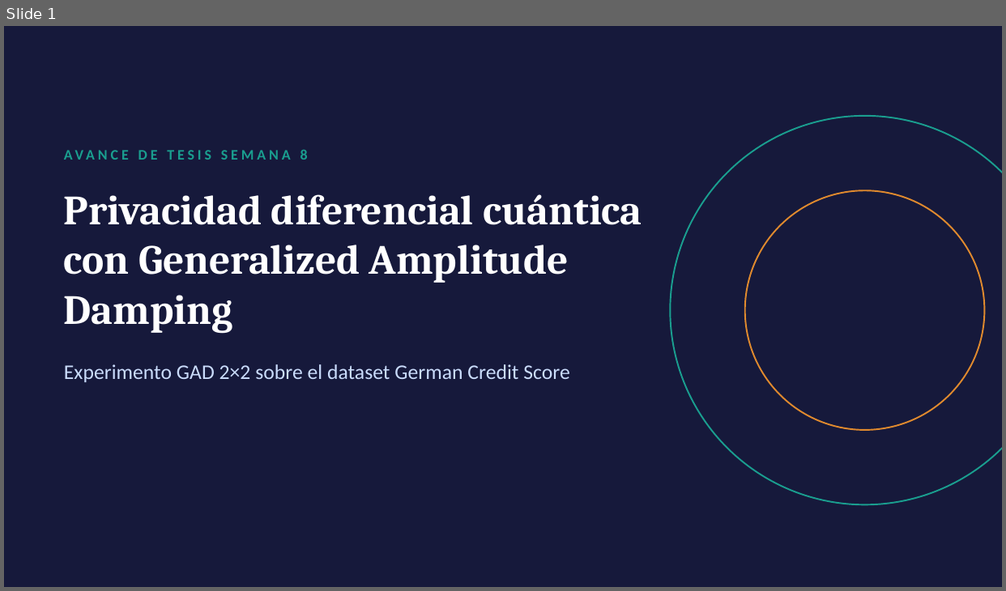
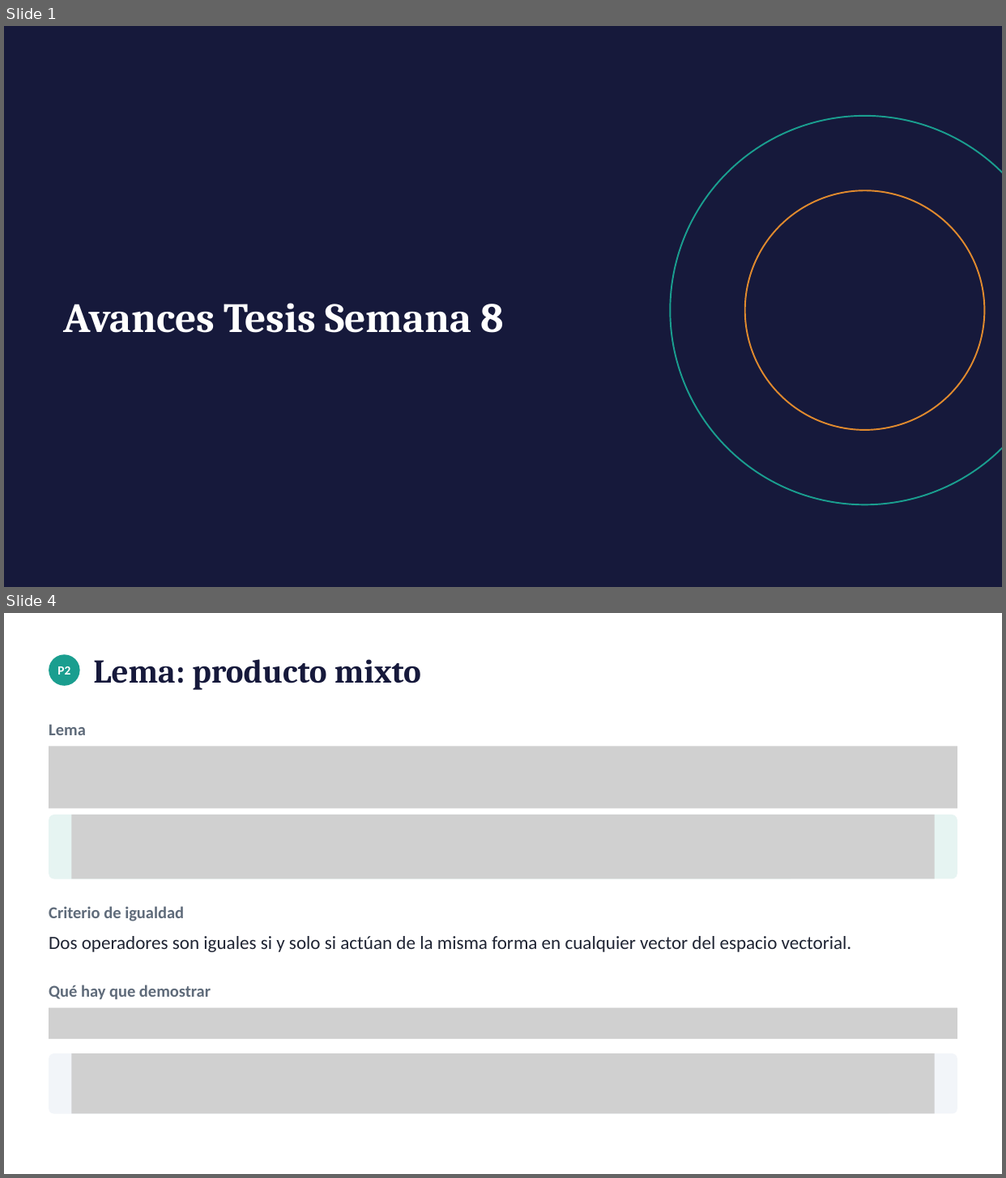
Before and after one commit to tomasSiSa18/TesisPregrado, a slide deck: PresentacionSemana8/PresentacionSemana8.pptx. Shown one above the other, each under a label of ours: slide 1 before the commit, slides 1 and 4 after it; the slides between them are not shown. The pictures are 1006x591 and 1006x1178 pixels, drawn with LibreOffice and Linux fonts; fonts in the diff are those of the drawing; grey boxes stand for pictures. Boxes give left, top, right and bottom in pixels: in the first picture for what was removed or moved away, otherwise in the second. Text is boxed around its words. In the diff, an @@ line names an element or a change of style, - is before the commit and + after.

Commit message:
Presentacion y ajustes al experimento GAD

```diff
--- a/PresentacionSemana8/PresentacionSemana8.pptx
+++ b/PresentacionSemana8/PresentacionSemana8.pptx
@@ slide 4 added at [4, 613, 1002, 1174], background #FFFFFF @@
@@ ellipse added at [49, 655, 80, 687], fill #1A9E8F @@
@@ text added at [93, 659, 421, 690], 32 pt, text #16193B, bold @@
+Lema: producto mixto
@@ text added at [57, 666, 70, 675], 12 pt, text #FFFFFF, bold @@
+P2
@@ text added at [49, 724, 86, 735], 16 pt, text #5F6B7A, bold @@
+Lema
@@ picture added at [49, 747, 957, 808] @@
@@ rounded rectangle added at [49, 815, 957, 879], fill #E6F4F2 @@
@@ picture added at [71, 815, 935, 879] @@
@@ text added at [49, 906, 184, 922], 16 pt, text #5F6B7A, bold @@
+Criterio de igualdad
@@ text added at [49, 936, 852, 952], 18 pt, text #1F2433 @@
+Dos operadores son iguales si y solo si actúan de la misma forma en cualquier vector del espacio vectorial.
@@ text added at [49, 985, 211, 999], 16 pt, text #5F6B7A, bold @@
+Qué hay que demostrar
@@ picture added at [49, 1008, 957, 1040] @@
@@ rounded rectangle added at [49, 1054, 957, 1114], fill #F2F5F9 @@
@@ picture added at [71, 1054, 935, 1114] @@
@@ slide 1 changed as well @@
@@ text removed at [300, 149, 308, 160] @@
-AVANCE DE TESIS SEMANA 8
@@ text at [64, 303, 505, 333]: text changed @@
-Privacidad diferencial cuántica con Generalized Amplitude Damping
+Avances Tesis Semana 8
@@ text removed at [64, 365, 569, 382] @@
-Experimento GAD 2×2 sobre el dataset German Credit Score
```
Also in this commit, not shown: 8 other slides changed, 9 other slides added, 5 slides removed, 1 other file.
